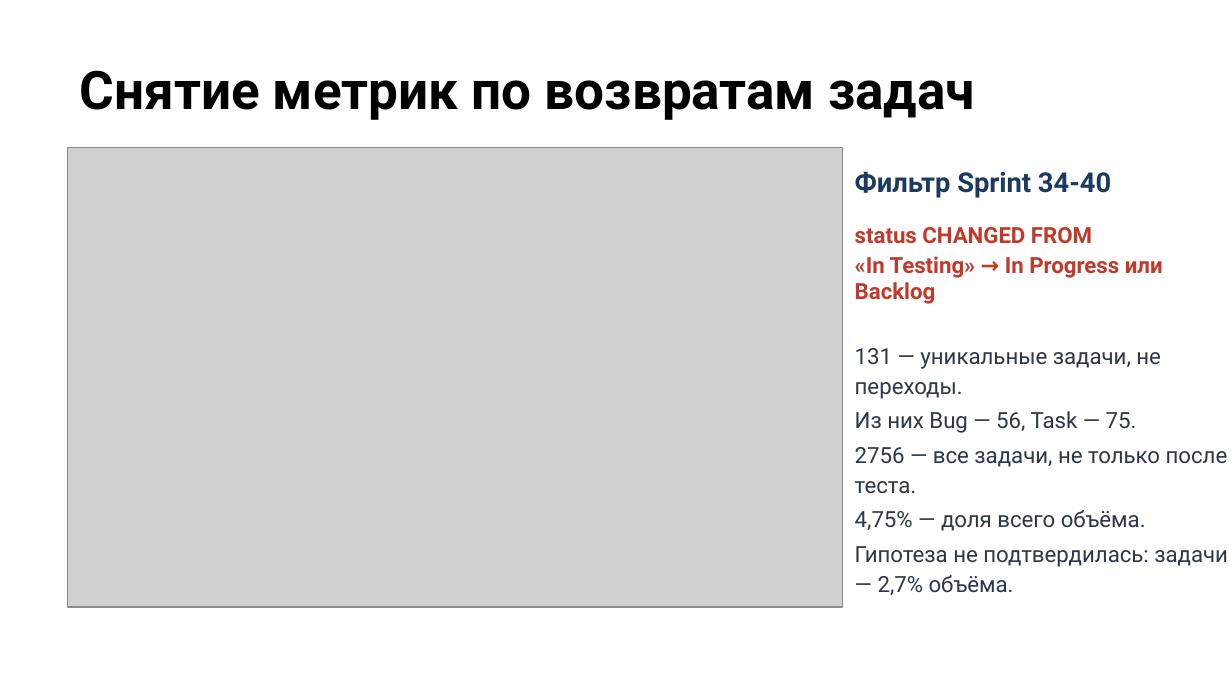
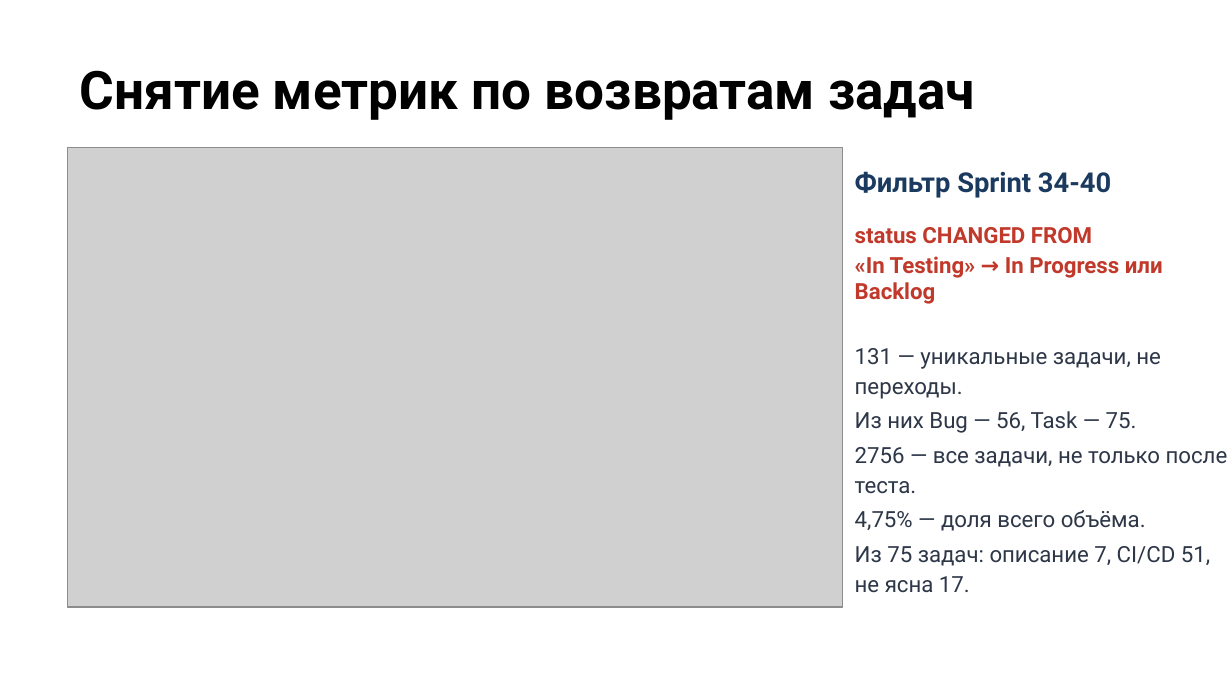
Before and after one commit to camelot270/otus_work, a slide deck: slide 8 of docs/Защита проекта. Петров Н.И..pptx. Drawn at 1232x693 pixels with LibreOffice and Linux fonts; fonts in the diff are those of the drawing; grey boxes stand for pictures; background and template pictures are left out. Boxes give left, top, right and bottom in pixels: in the first picture for what was removed or moved away, otherwise in the second. Text is boxed around its words. In the diff, an @@ line names an element or a change of style, - is before the commit and + after.

```diff
--- a/docs/Защита проекта. Петров Н.И..pptx
+++ b/docs/Защита проекта. Петров Н.И..pptx
@@ text at (855,546,1210,593): text changed @@
-Гипотеза не подтвердилась: задачи — 2,7% объёма.
+Из 75 задач: описание 7, CI/CD 51, не ясна 17.
```
Also in this commit, not shown: 2 other slides changed.
